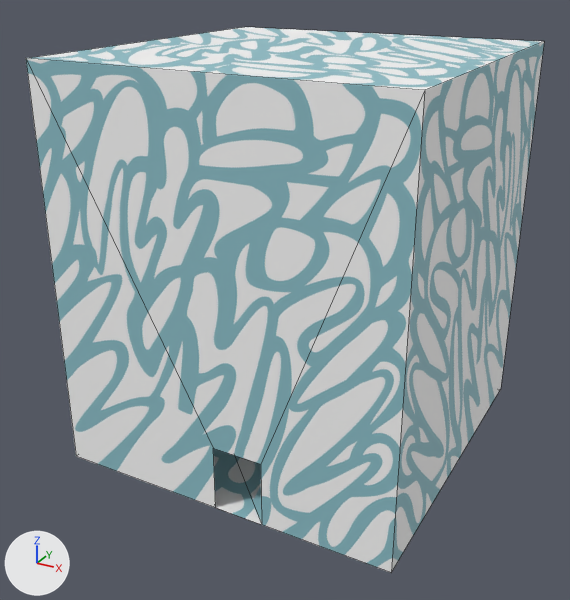
The FBX model Level_01/Assets/Models/Collision/Blue_Squiggles_Rm_Coll.fbx, before and after one commit.
Camera for both pictures: a camera (50 mm lens) standing at (0.511, -0.203, 0.334) and looking at (0.263, 0.249, 0.109). Arrows for +X, +Y and +Z are at lower left; the lights stay in place. Mesh edges are drawn as thin lines. Where no turn or scale is listed for an object, it has been applied to the vertices.

Names of what the first picture shows: 'P_Blue_Squiggles_Rm_Coll'.
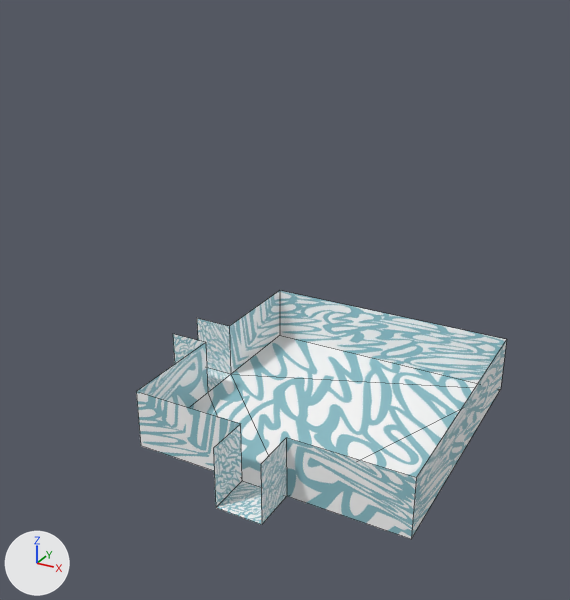
Location of each change, (x1, y1, x2, y2) in pixels of the pictures (570 x 600 px):
'P_Blue_Squiggles_Rm_Coll', reshaped (28% narrower, 54% shorter): before (26, 27, 544, 572); after (136, 291, 507, 539)

What the commit changed:
me_mesh is used by ob_p_blue_squiggles_rm_coll; location (0.0, 0.0, 0.0).
me_mesh had 16 vertices, 14 faces and spanned x 0.147..0.391, y 0.145..0.39, z 0.0..0.278.
me_mesh now has 24 vertices, 17 faces and spans x 0.147..0.391, y 0.145..0.39, z 0.0..0.047.
Part 1, on me_mesh:
7 vertices are removed from x 0.147..0.391, y 0.145..0.39, z 0.0..0.278.
14 faces are deleted.
15 vertices are added at x 0.18..0.391, y 0.179..0.39, z 0.0..0.047.
17 new faces join them.
